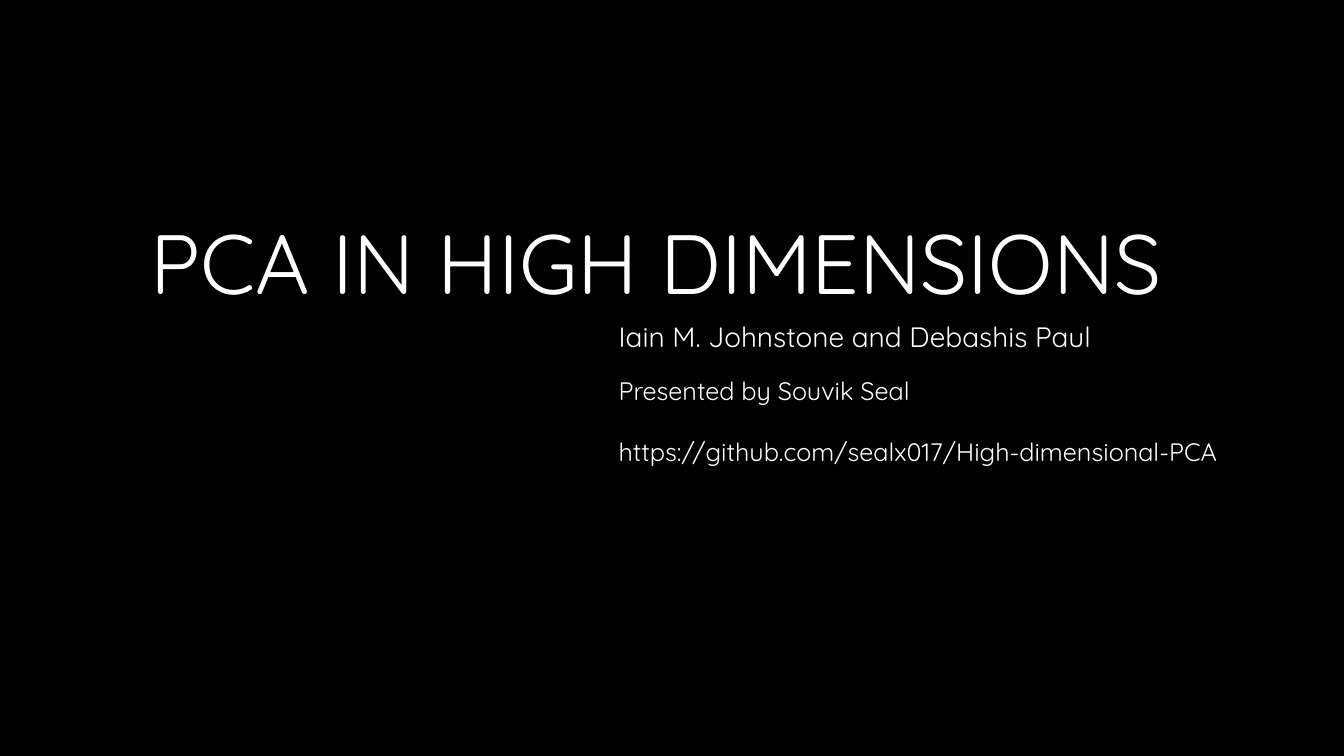
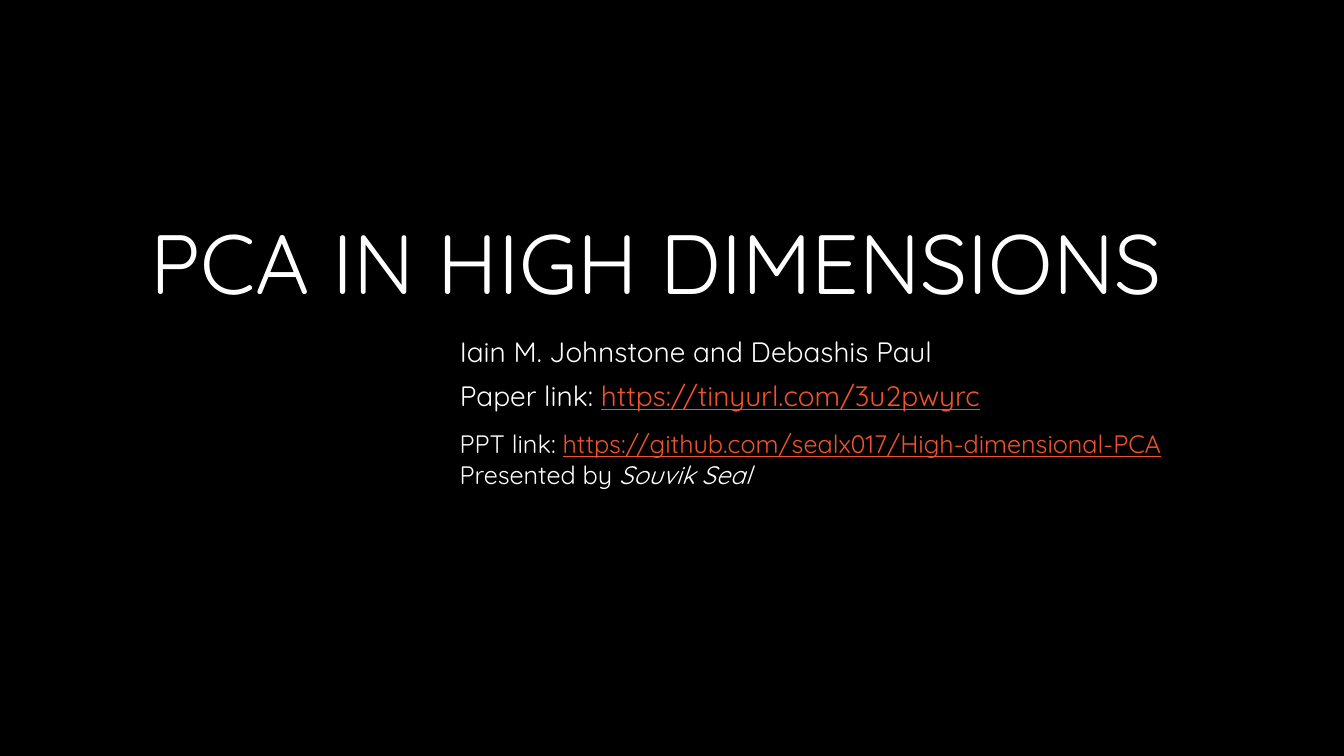
Before and after one commit to sealx017/High-dimensional-PCA, a slide deck: slide 1 of PCA_class_Debashis.pptx. Drawn at 1344x756 pixels with LibreOffice and Linux fonts; fonts in the diff are those of the drawing; background and template pictures are left out. Boxes give left, top, right and bottom in pixels: in the first picture for what was removed or moved away, otherwise in the second. Text is boxed around its words. In the diff, an @@ line names an element or a change of style, - is before the commit and + after.

Commit message:
Final PPT uploaded.

```diff
--- a/PCA_class_Debashis.pptx
+++ b/PCA_class_Debashis.pptx
@@ subtitle "Iain M. Johnstone and Debashis ..." moved from (x1=619, y1=326, x2=1091, y2=348) to (x1=460, y1=341, x2=980, y2=412) @@
@@ subtitle at (x1=460, y1=383, x2=980, y2=412): paragraph added @@
+Paper link: https://tinyurl.com/3u2pwyrc
@@ text "PPT link: https://github.com/sealx017/High-dimensional-PCA" moved from (x1=619, y1=381, x2=1217, y2=466) to (x1=460, y1=433, x2=1161, y2=489) @@
@@ text at (x1=460, y1=433, x2=1161, y2=458): paragraph added @@
+PPT link: https://github.com/sealx017/High-dimensional-PCA
@@ text at (x1=619, y1=441, x2=1217, y2=466): paragraph removed @@
-https://github.com/sealx017/High-dimensional-PCA
@@ text at (x1=460, y1=457, x2=751, y2=489): italic on in "Souvik Seal" @@
```
